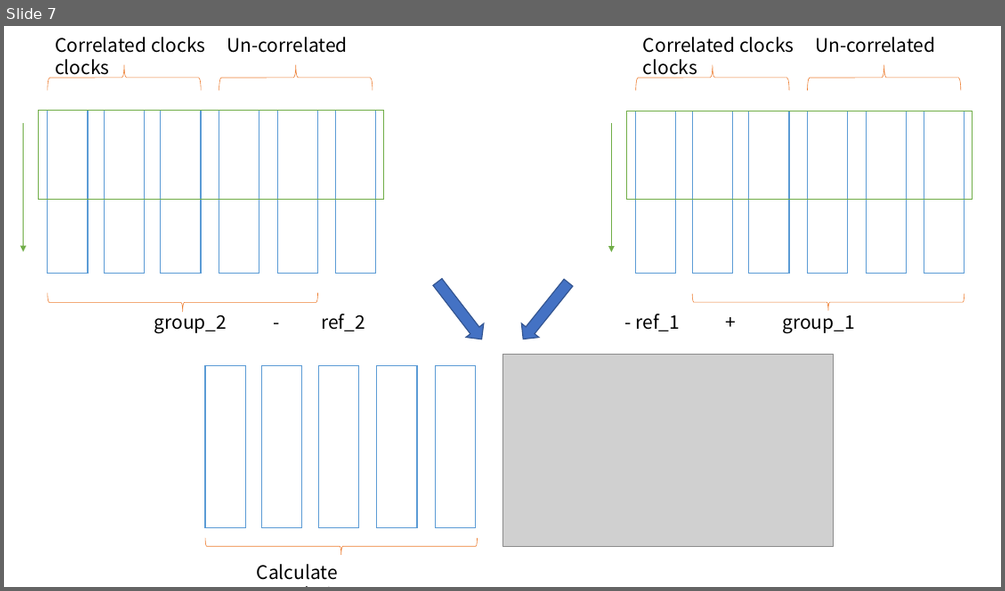
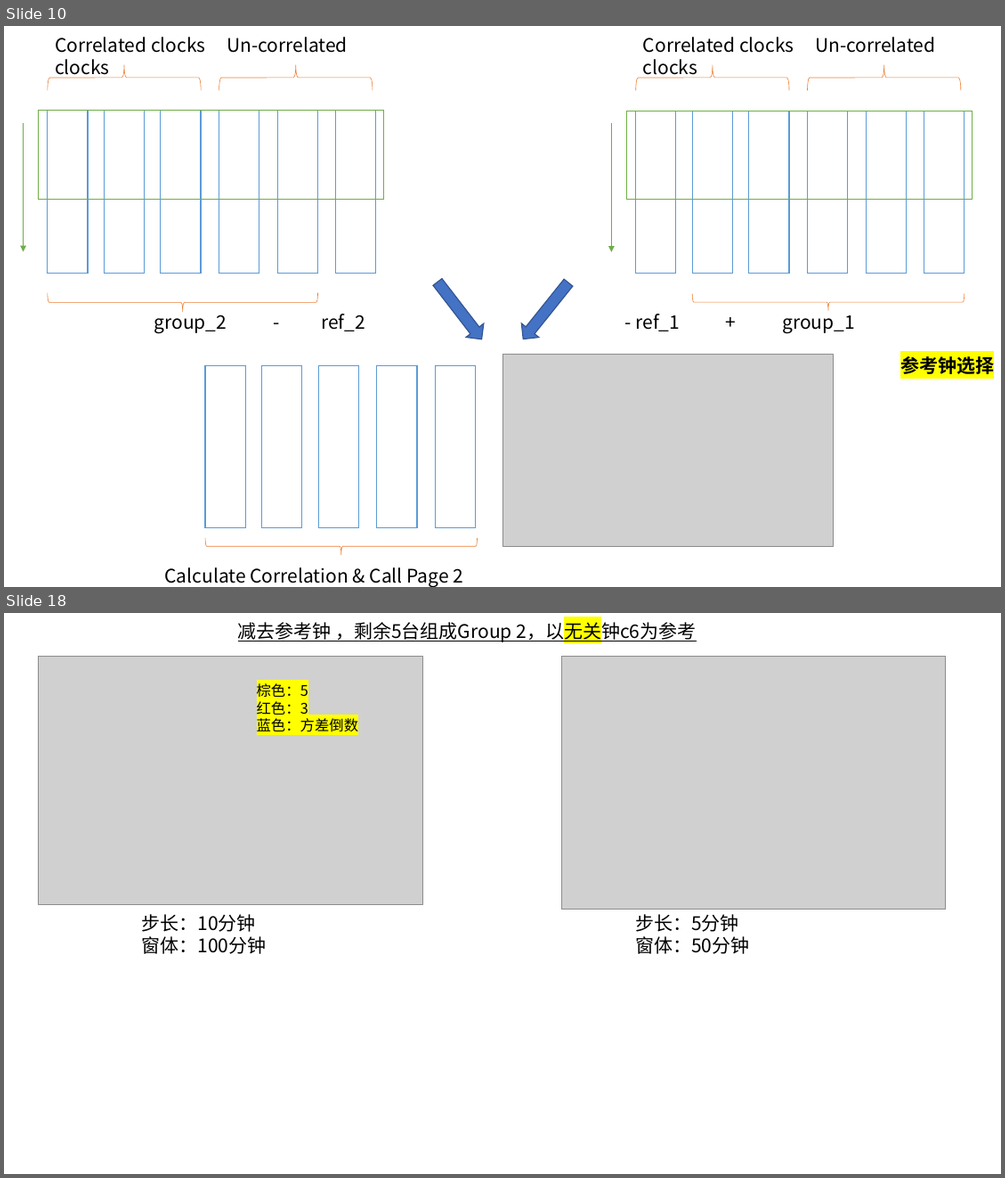
Before and after one commit to mochiliu3000/beamformer, a slide deck: flow-chart.pptx. Shown one above the other, each under a label of ours: slide 7 before the commit, slides 10 and 18 after it; the slides between them are not shown. The pictures are 1005x591 and 1005x1178 pixels, drawn with LibreOffice and Linux fonts; fonts in the diff are those of the drawing; grey boxes stand for pictures. Boxes give left, top, right and bottom in pixels: in the first picture for what was removed or moved away, otherwise in the second. Text is boxed around its words. In the diff, an @@ line names an element or a change of style, - is before the commit and + after.

```diff
--- a/flow-chart.pptx
+++ b/flow-chart.pptx
@@ slide 18 added at [4,613,1001,1174], background #FFFFFF @@
@@ text added at [238,619,696,642], 18 pt, text #000000, underline @@
+减去参考钟 ，剩余5台组成Group 2，以无关钟c6为参考
@@ picture added at [39,657,423,904] @@
@@ picture added at [562,657,947,910] @@
@@ text added at [257,683,358,736], 14 pt, text #000000 @@
+棕色：5
+红色：3
+蓝色：方差倒数
@@ text added at [141,914,266,954], 18 pt, text #000000 @@
+步长：10分钟
+窗体：100分钟
@@ text added at [635,914,749,954], 18 pt, text #000000 @@
+步长：5分钟
+窗体：50分钟
@@ what was slide 7 is now slide 10 @@
@@ slide 10 changed as well @@
@@ text added at [900,356,994,374], 18 pt, text #000000, bold @@
+参考钟选择
@@ text at [165,567,463,587]: text changed @@
-Calculate Correlation
+Calculate Correlation & Call Page 2 Method
```
Also in this commit, not shown: 6 other slides changed, 10 other slides added, 2 other files.
